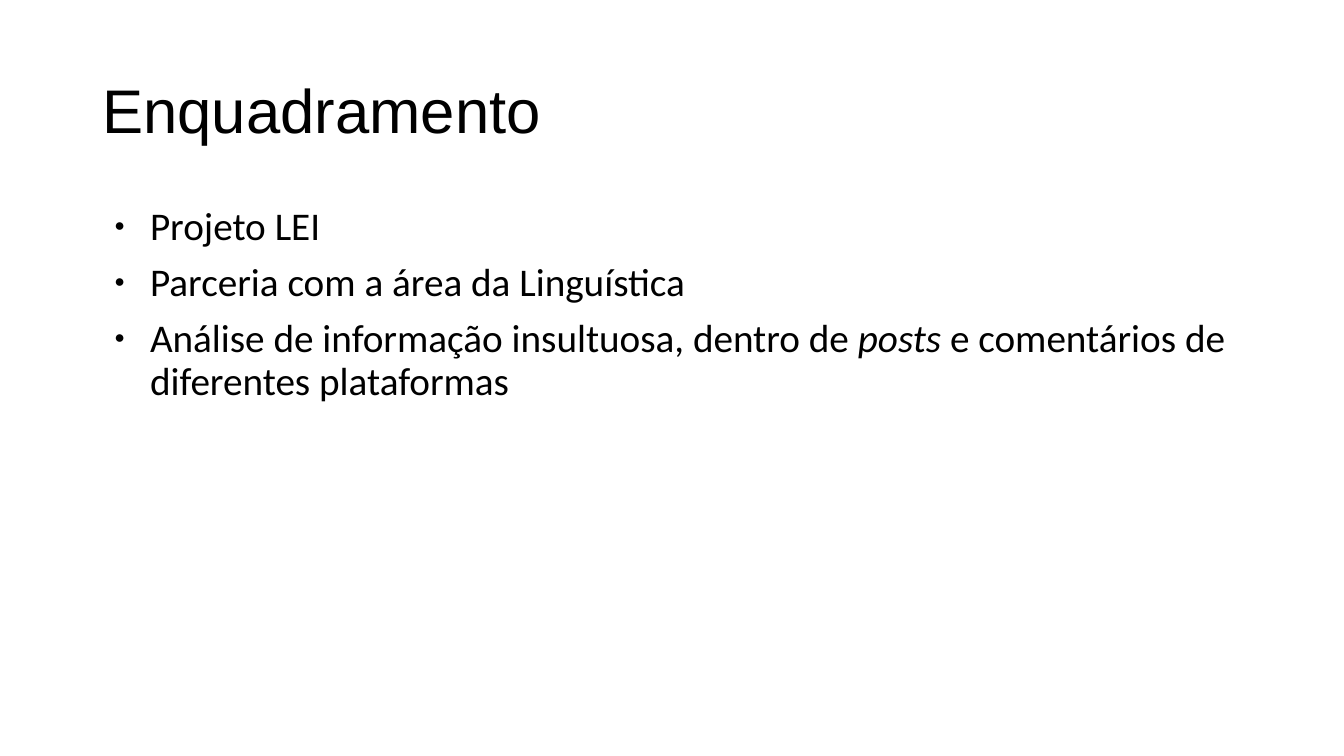
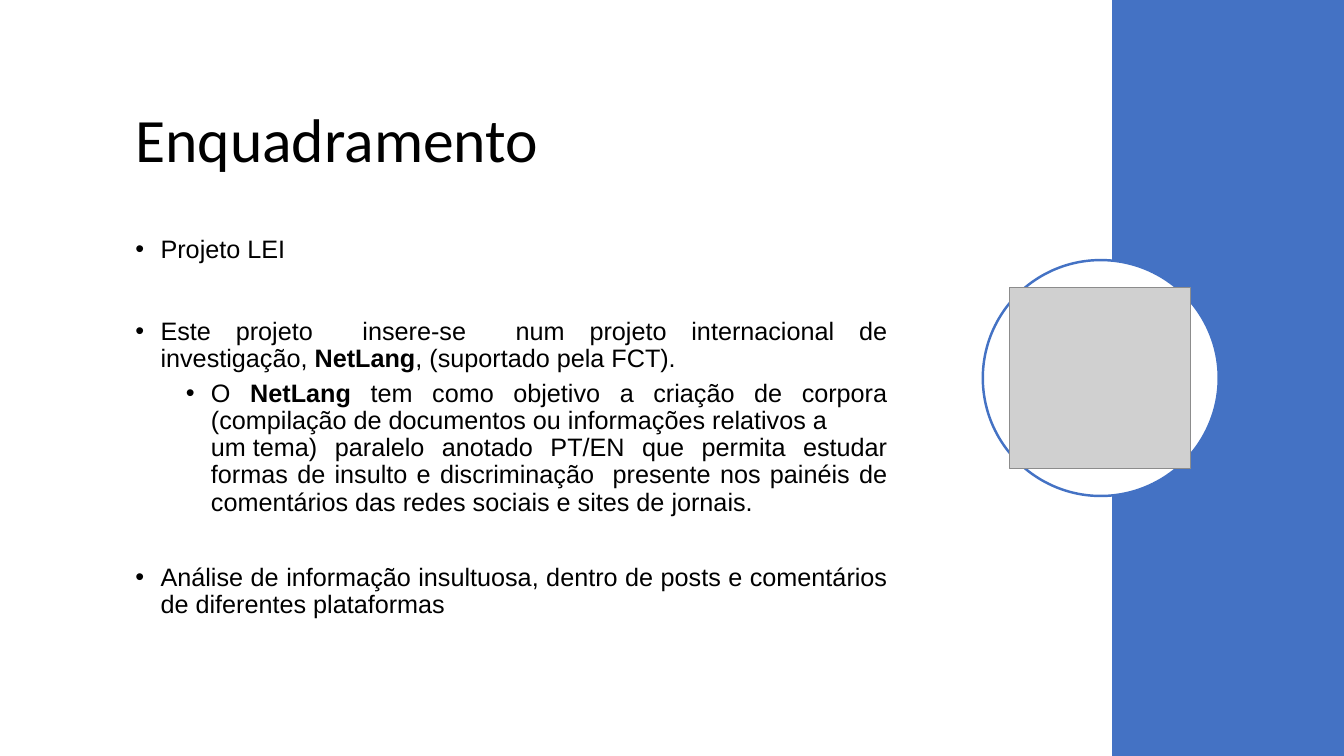
Before and after one commit to BrunoCarvalho017/LEI, a slide deck: slide 3 of Apresentacao/apr1.pptx. Drawn at 1344x756 pixels with LibreOffice and Linux fonts; fonts in the diff are those of the drawing; grey boxes stand for pictures. Boxes give left, top, right and bottom in pixels: in the first picture for what was removed or moved away, otherwise in the second. Text is boxed around its words. In the diff, an @@ line names an element or a change of style, - is before the commit and + after.

```diff
--- a/Apresentacao/apr1.pptx
+++ b/Apresentacao/apr1.pptx
@@ rectangle added at bbox=[1112, 0, 1344, 756], fill #4472C4 @@
@@ title "Enquadramento": place and size @@
-title "Enquadramento" at bbox=[102, 88, 540, 145]
+title "Enquadramento" at bbox=[135, 119, 538, 172]
@@ title "Enquadramento" at bbox=[135, 119, 538, 172]: font Arial to Calibri @@
@@ text removed at bbox=[150, 213, 1225, 402] @@
-● Projeto LEI
-● Parceria com a área da Linguística
-● Análise de informação insultuosa, dentro de posts e comentários de diferentes plataformas
@@ text added at bbox=[161, 239, 887, 619], 18 pt, text #000000 @@
+• Projeto LEI
+• Este projeto insere-se num projeto internacional de investigação, NetLang, (suportado pela FCT).
+  • O NetLang tem como objetivo a criação de corpora (compilação de documentos ou informações relativos a um tema) paralelo anotado PT/EN que permita estudar formas de insulto e discriminação presente nos painéis de comentários das redes sociais e sites de jornais.
+• Análise de informação insultuosa, dentro de posts e comentários de diferentes plataformas
@@ ellipse added at bbox=[983, 260, 1219, 496], fill #FFFFFF, outline #4472C4 1.75 pt @@
@@ picture added at bbox=[1009, 287, 1191, 469] @@
```
Also in this commit, not shown: 7 other slides changed, 5 slides added, 3 slides removed, 6 other files.
